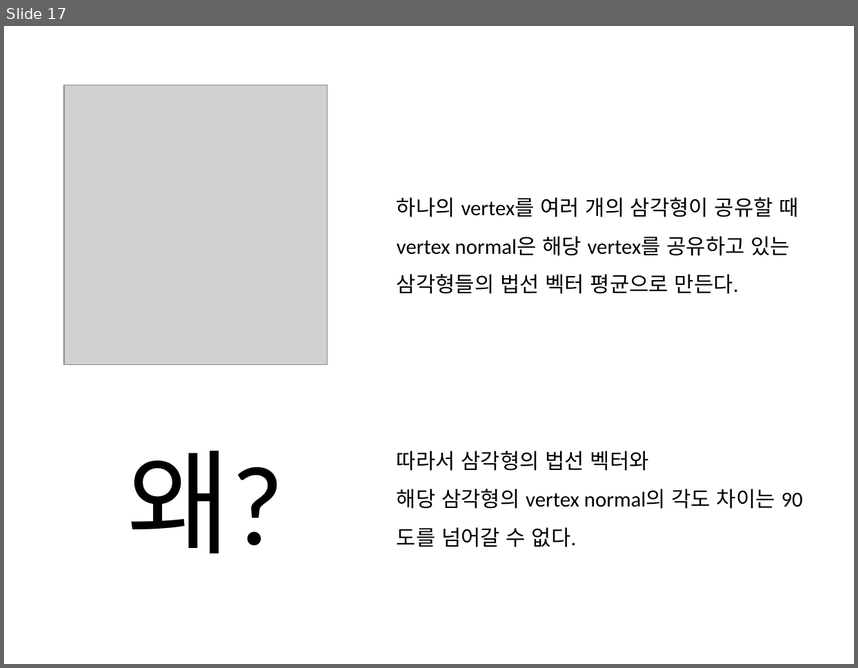
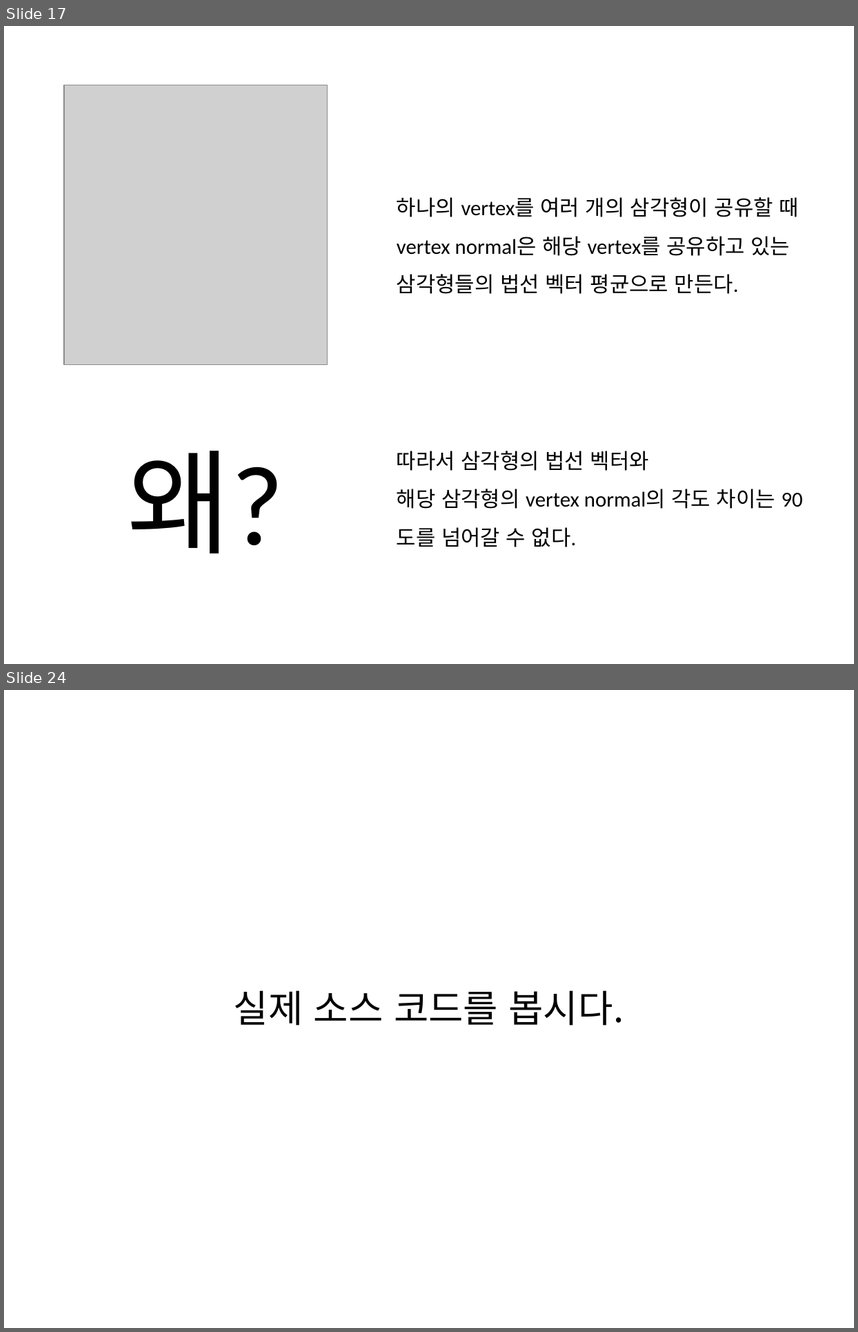
Before and after one commit to Gaia3D/MathStudy, a slide deck: Lecture_3_20170627/강의자료20170627.pptx. Shown one above the other, each under a label of ours: slide 17 before the commit, slides 17 and 24 after it; the slides between them are not shown. The pictures are 858x668 and 858x1332 pixels, drawn with LibreOffice and Linux fonts; fonts in the diff are those of the drawing; grey boxes stand for pictures. Boxes give left, top, right and bottom in pixels: in the first picture for what was removed or moved away, otherwise in the second. Text is boxed around its words. In the diff, an @@ line names an element or a change of style, - is before the commit and + after.

```diff
--- a/Lecture_3_20170627/강의자료20170627.pptx
+++ b/Lecture_3_20170627/강의자료20170627.pptx
@@ slide 24 added at (x1=4, y1=690, x2=854, y2=1328), background #FFFFFF @@
@@ text added at (x1=234, y1=990, x2=624, y2=1025), 32 pt, text #000000 @@
+실제 소스 코드를 봅시다.
```
Also in this commit, not shown: 2 slides changed, 6 other slides added.
